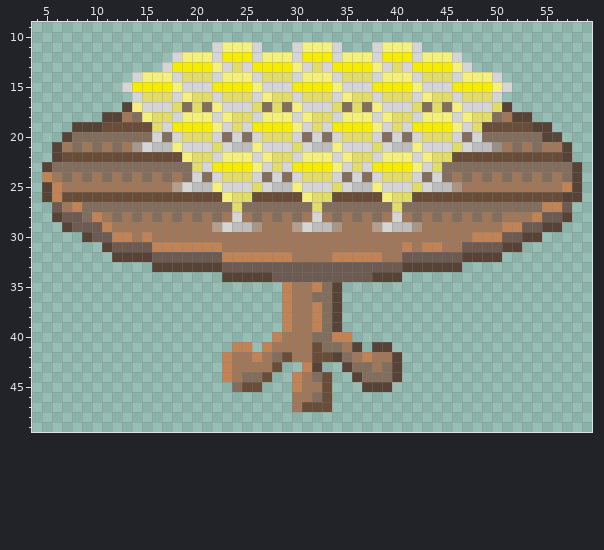
Pixel-art sprite, stored at Game/Sprites/Round-table with drinks.png. The picture above is the old version.
The file is 64x64 pixels. Shown: x 4..59, y 9..49.
And afterwards:
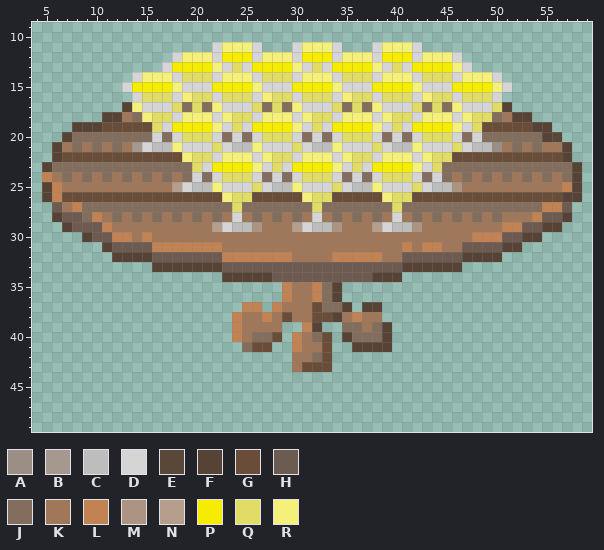
Palette (. is transparent): A #9b8f85  B #a5988e  C #bebdbd  D #d5d5d5  E #564335f4  F #564335  G #694d39  H #6d5a50  J #836e5d  K #a17759  L #c28354  M #ad9482  N #b69e8c  P #f5ec00  Q #e0dc66  R #f5f07a
The exact change:
There is now colour F in row 37 at x 35 and 37 to 38; in rows 39 to 40 at x 39; in row 41 at x 37.
The edit turns colour L into colour F in row 39 at x 32; in row 40 at x 35.
There is now colour G in row 41 at x 26; in row 43 at x 33.
The edit turns colour F into colour G in row 43 at x 32.
The edit turns colour J into colour G in row 38 at x 33; in rows 40 to 41 at x 33.
The edit turns colour L into colour G in row 37 at x 32; in row 38 at x 29 and 32; in row 40 at x 28; in row 41 at x 27; in row 43 at x 31.
There is now colour J in row 39 at x 35 to 36 and 38; in row 40 at x 26 to 27 and 36 to 38.
The edit turns colour F into colour J in row 37 at x 34.
The edit turns colour G into colour J in row 42 at x 32.
The edit turns colour L into colour J in row 41 at x 25.
There is now colour K in row 38 at x 25 to 26, 28, 35 and 37 to 38; in row 39 at x 25 to 28 and 37; in row 40 at x 25; in row 43 at x 30.
The edit turns colour G into colour K in row 41 at x 32.
The edit turns colour L into colour K in row 37 at x 29.
There is now colour L in row 37 at x 25 to 26 and 28; in row 38 at x 24, 27 and 36; in rows 39 to 40 at x 24.
The edit turns colour J into colour L in row 36 at x 32.
The edit turns colour K into colour L in row 39 at x 31; in rows 40 to 41 at x 30.
The edit erases colour F in row 39 at x 34; in row 42 at x 34 and 40; in row 43 at x 35 and 40; in row 44 at x 36 and 40; in row 45 at x 37 to 39.
The edit erases colour G in row 42 at x 29; in row 43 at x 28; in row 44 at x 27 and 33; in row 45 at x 25 to 26 and 33; in row 46 at x 33; in row 47 at x 31 to 33.
The edit erases colour J in row 39 at x 33; in row 41 at x 34; in row 42 at x 28 and 35; in row 43 at x 36 to 37 and 39; in row 44 at x 25 to 26, 32 and 37 to 39; in row 45 at x 24.
The edit erases colour J in row 46 at x 32.
The edit erases colour K in row 39 at x 30; in row 40 at x 29; in row 41 at x 28 to 29 and 35; in row 42 at x 24 to 25, 27, 36 and 38 to 39; in row 43 at x 24 to 27 and 38; in row 44 at x 24 and 31.
The edit erases colour K in row 45 at x 31 to 32; in row 46 at x 30 to 31; in row 47 at x 30.
The edit erases colour L in row 39 at x 29; in row 40 at x 34; in row 41 at x 24; in row 42 at x 23, 26 and 37; in row 43 at x 23; in row 44 at x 23 and 30.
The edit erases colour L in row 45 at x 30.
Boxes around the changes in both pictures, in picture pixels (x1, y1, x2, y2):
changed: (222, 292, 402, 412)
